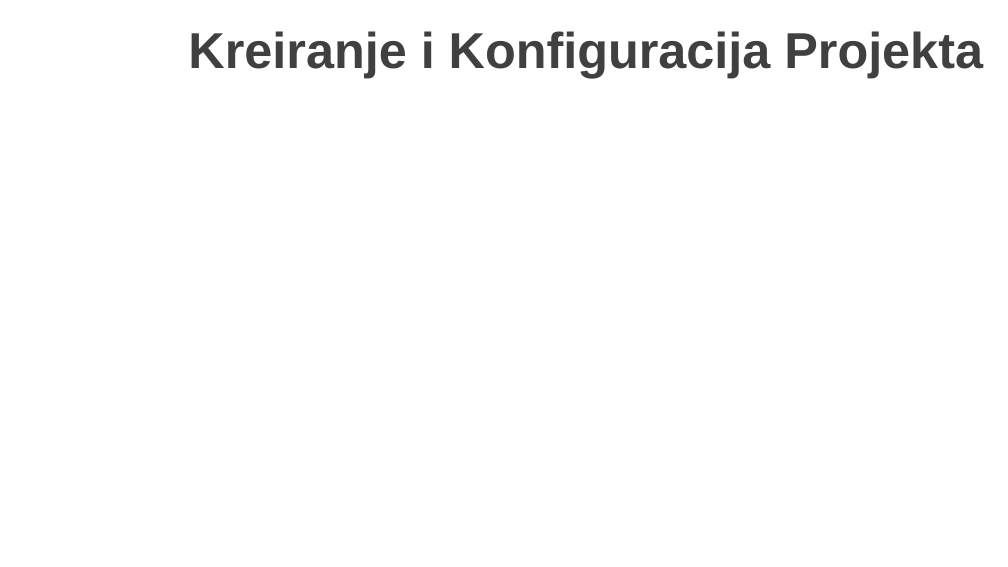
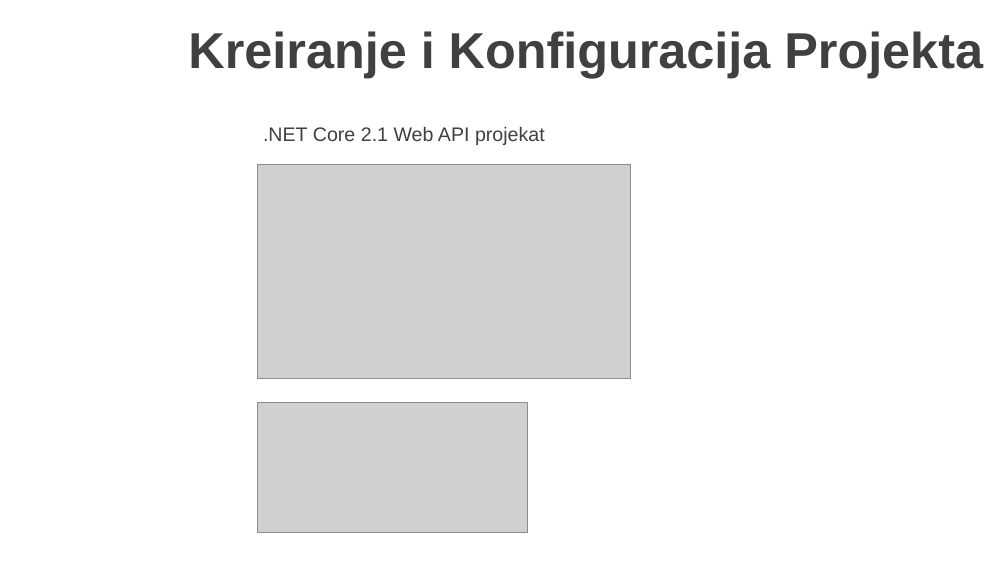
Before and after one commit to MarinkoSpasojevic/predavanje-netcore-angular, a slide deck: slide 2 of .NET Core i Angular Web Dev.pptx. Drawn at 1008x567 pixels with LibreOffice and Linux fonts; fonts in the diff are those of the drawing; grey boxes stand for pictures; background and template pictures are left out. Boxes give left, top, right and bottom in pixels: in the first picture for what was removed or moved away, otherwise in the second. Text is boxed around its words. In the diff, an @@ line names an element or a change of style, - is before the commit and + after.

```diff
--- a/.NET Core i Angular Web Dev.pptx
+++ b/.NET Core i Angular Web Dev.pptx
@@ text added at (x1=263, y1=126, x2=545, y2=145), 14 pt, text #404040 @@
+.NET Core 2.1 Web API projekat
@@ picture added at (x1=258, y1=164, x2=631, y2=378) @@
@@ picture added at (x1=258, y1=403, x2=528, y2=533) @@
```
Also in this commit, not shown: 1 slide added, 13 other files.
